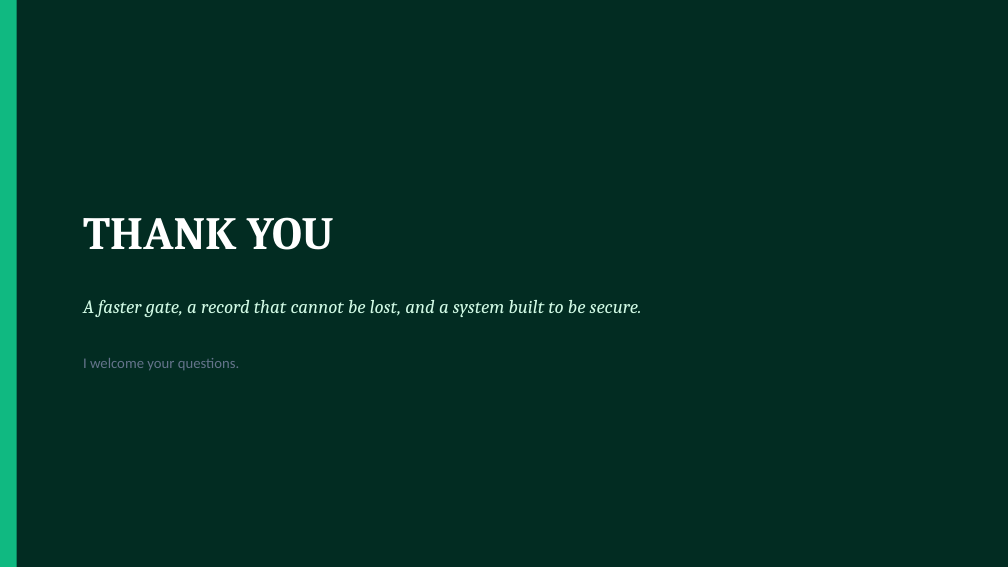
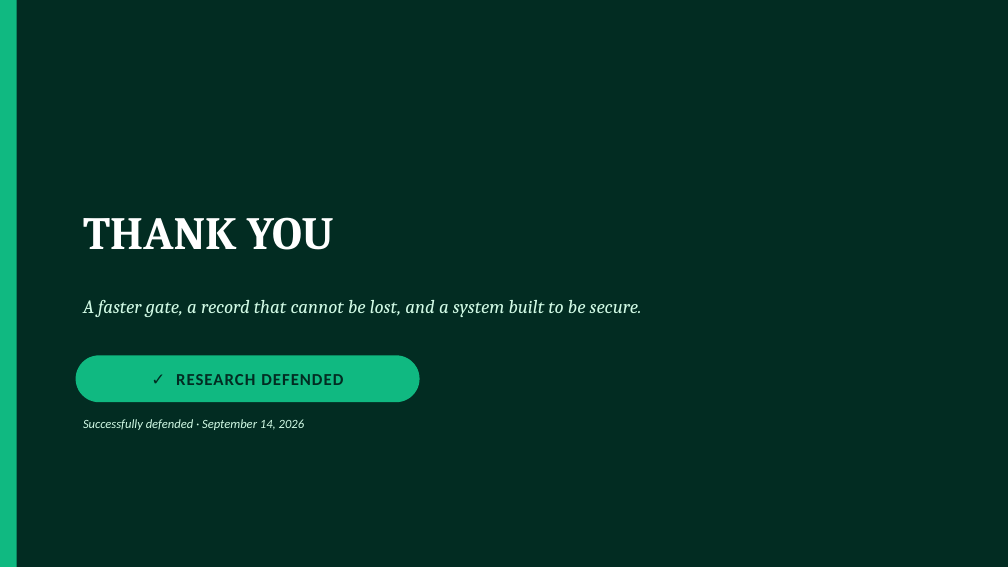
Before and after one commit to jamabube/Vehicle-Access-Monitoring-System, a slide deck: slide 20 of VAMS-Defence-Presentation.pptx. Drawn at 1008x567 pixels with LibreOffice and Linux fonts; fonts in the diff are those of the drawing. Boxes give left, top, right and bottom in pixels: in the first picture for what was removed or moved away, otherwise in the second. Text is boxed around its words. In the diff, an @@ line names an element or a change of style, - is before the commit and + after.

```diff
--- a/VAMS-Defence-Presentation.pptx
+++ b/VAMS-Defence-Presentation.pptx
@@ rounded rectangle added at <box>76,355,420,402</box>, fill #10B981 @@
@@ text removed at <box>83,358,240,370</box> @@
-I welcome your questions.
@@ text added at <box>176,374,343,385</box>, 16 pt, text #022C22, bold @@
+✓ RESEARCH DEFENDED
@@ text added at <box>83,419,304,430</box>, 12 pt, text #D1FAE5, italic @@
+Successfully defended · September 14, 2026
```
Also in this commit, not shown: 21 other files.
